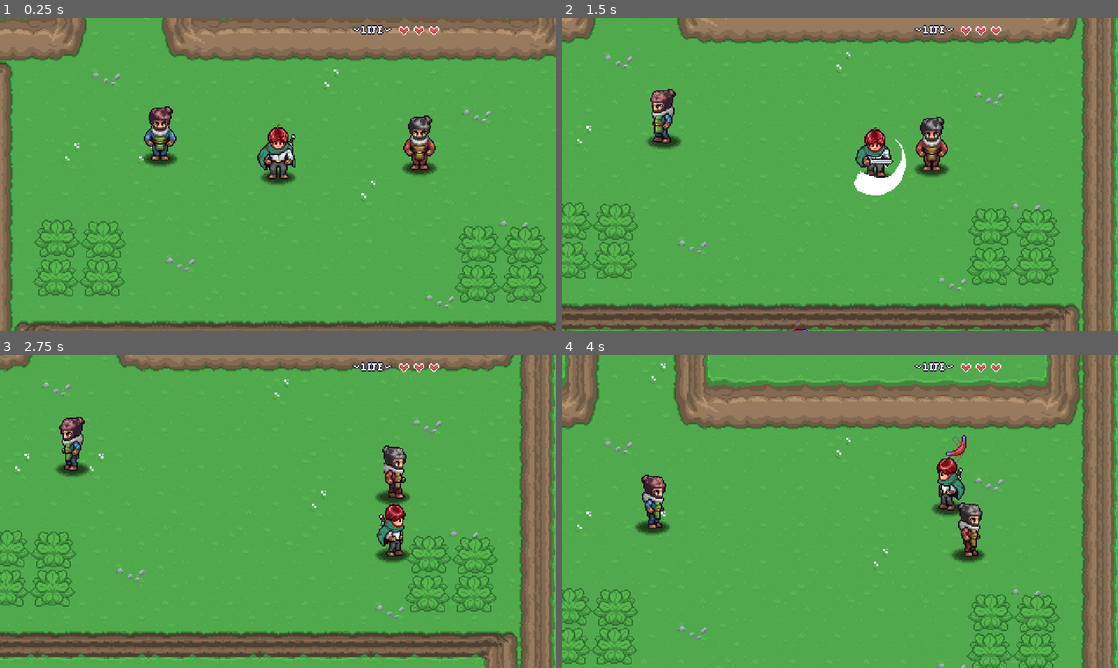
Above: before the commit, frames 1-4 (two rows, left to right).
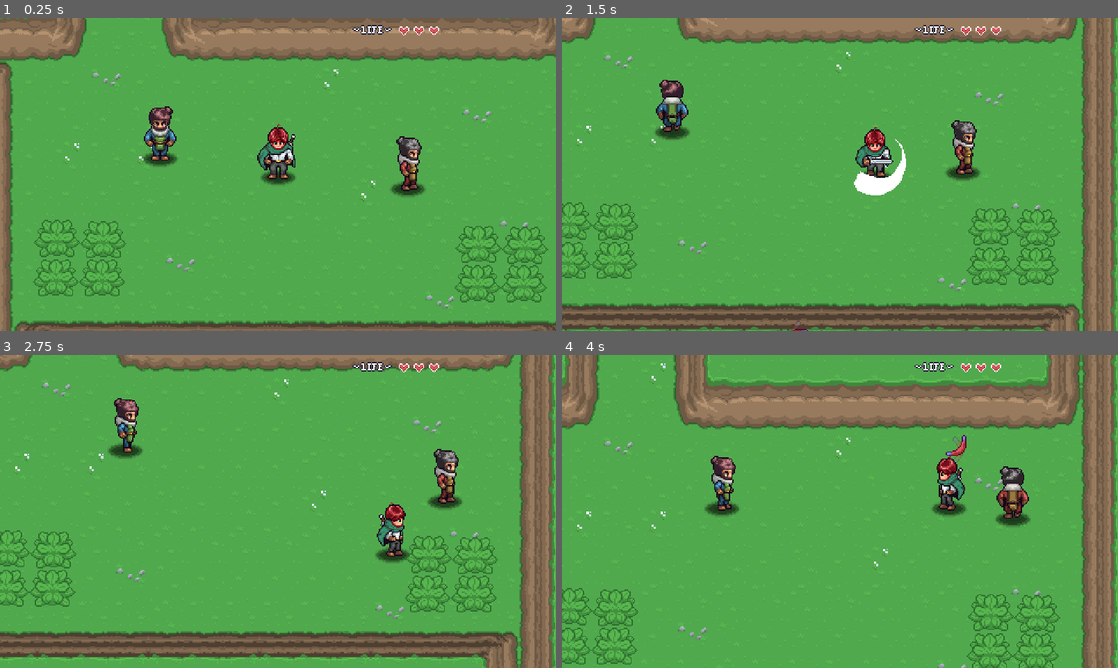
Above: after the commit, the same moments.

Repository: shawndeprey/aarpg
Game: Godot game, scene res://Levels/Area 1/03.tscn
Two runs of this game, one before a commit and one after it. Both use one fixed random seed, a clock stepped at 60 frames per second and the inputs below. This scene is started directly instead of the project's main scene. Sound files missing from this copy of the repository are replaced by a short silence.
Inputs:
- Up to frame 1 (0.25 s): no input
- Up to frame 2 (1.5 s): hold Right (right) 0.53-1.28 s; hold C (ability) 0.53-1.28 s; hold Down (down) from 1.28 s (still down); tap Z (attack) at 1.35 s
- Up to frame 3 (2.75 s): release Down (down) at 2.03 s; hold Right (right) from 2.03 s (still down); hold X (interact) from 2.03 s (still down)
- Up to frame 4 (4 s): release Right (right) at 2.78 s; release X (interact) at 2.78 s; hold Up (up) 2.78-3.53 s; tap C (ability) at 2.85 s; hold Left (left) from 3.53 s (still down); hold Z (attack) from 3.53 s (still down)

The runs differ from the first frame. In frame 1, 1.3% of the frame differs, in the area x 70-79%, y 31-58%; in frame 2, 2.7%; in frame 3, 2.9%; in frame 4, 3.0%, in the area x 13-85%, y 32-67%.

Commit message:
Add NPC patrol system

Diff:
--- a/Levels/Area 1/03.tscn
+++ b/Levels/Area 1/03.tscn
@@ -10,6 +10,8 @@
 [ext_resource type="Resource" uid="uid://cwlu4deeod7c6" path="res://npc/00_npc/npc_01.tres" id="8_n7tgc"]
 [ext_resource type="PackedScene" uid="uid://d2ipprfu64xk0" path="res://Levels/player_spawn.tscn" id="9_wgwtb"]
 [ext_resource type="Resource" uid="uid://bla42cs0yfeio" path="res://npc/00_npc/npc_02.tres" id="10_k8vj0"]
+[ext_resource type="PackedScene" uid="uid://bnl05khmb7e1s" path="res://npc/npc_behavior_patrol.tscn" id="11_7o5jn"]
+[ext_resource type="PackedScene" uid="uid://cgqxs8s73xa3d" path="res://npc/patrol_location.tscn" id="12_y6ba8"]
 
 [node name="02" type="Node2D"]
 script = ExtResource("1_kbb55")
@@ -60,7 +62,28 @@
 wander_range = 1
 
 [node name="Npc2" parent="." instance=ExtResource("7_ilov5")]
-position = Vector2(351, 124)
+position = Vector2(343, 139)
 npc_resource = ExtResource("10_k8vj0")
 
-[node name="NpcBehaviorWander" parent="Npc2" instance=ExtResource("8_7ly36")]
+[node name="NpcPatrolBehavior" parent="Npc2" instance=ExtResource("11_7o5jn")]
+walk_speed = 30.0
+
+[node name="PatrolLocation" parent="Npc2/NpcPatrolBehavior" instance=ExtResource("12_y6ba8")]
+modulate = Color(1, 0, 0, 1)
+position = Vector2(-9, 3)
+
+[node name="PatrolLocation2" parent="Npc2/NpcPatrolBehavior" instance=ExtResource("12_y6ba8")]
+modulate = Color(1, 1, 0, 1)
+position = Vector2(76, 5)
+
+[node name="PatrolLocation3" parent="Npc2/NpcPatrolBehavior" instance=ExtResource("12_y6ba8")]
+modulate = Color(0, 1, 0, 1)
+position = Vector2(81, -70)
+
+[node name="PatrolLocation4" parent="Npc2/NpcPatrolBehavior" instance=ExtResource("12_y6ba8")]
+modulate = Color(0, 1, 1, 1)
+position = Vector2(19, -84)
+
+[node name="PatrolLocation5" parent="Npc2/NpcPatrolBehavior" instance=ExtResource("12_y6ba8")]
+modulate = Color(0, 0, 1, 1)
+position = Vector2(-29, -56)
--- a/npc/npc.tscn
+++ b/npc/npc.tscn
@@ -8,8 +8,8 @@
 radius = 5.0
 height = 22.0
 
-[sub_resource type="Animation" id="Animation_pe5wc"]
-resource_name = "idle_down"
+[sub_resource type="Animation" id="Animation_noaif"]
+length = 0.001
 tracks/0/type = "value"
 tracks/0/imported = false
 tracks/0/enabled = true
@@ -23,8 +23,8 @@
 "values": [0]
 }
 
-[sub_resource type="Animation" id="Animation_noaif"]
-length = 0.001
+[sub_resource type="Animation" id="Animation_pe5wc"]
+resource_name = "idle_down"
 tracks/0/type = "value"
 tracks/0/imported = false
 tracks/0/enabled = true
@@ -85,6 +85,23 @@
 "values": [3, 4, 5, 6, 5, 4]
 }
 
+[sub_resource type="Animation" id="Animation_ov7n1"]
+resource_name = "walk_side"
+length = 1.2
+loop_mode = 1
+tracks/0/type = "value"
+tracks/0/imported = false
+tracks/0/enabled = true
+tracks/0/path = NodePath("Sprite2D:frame")
+tracks/0/interp = 1
+tracks/0/loop_wrap = true
+tracks/0/keys = {
+"times": PackedFloat32Array(0, 0.166667, 0.366667, 0.566667, 0.8, 1),
+"transitions": PackedFloat32Array(1, 1, 1, 1, 1, 1),
+"update": 1,
+"values": [11, 12, 13, 14, 13, 12]
+}
+
 [sub_resource type="Animation" id="Animation_x32qp"]
 resource_name = "walk_up"
 length = 1.2
@@ -100,23 +117,6 @@
 "transitions": PackedFloat32Array(1, 1, 1, 1, 1, 1),
 "update": 1,
 "values": [7, 8, 9, 10, 9, 8]
-}
-
-[sub_resource type="Animation" id="Animation_ov7n1"]
-resource_name = "walk_side"
-length = 1.2
-loop_mode = 1
-tracks/0/type = "value"
-tracks/0/imported = false
-tracks/0/enabled = true
-tracks/0/path = NodePath("Sprite2D:frame")
-tracks/0/interp = 1
-tracks/0/loop_wrap = true
-tracks/0/keys = {
-"times": PackedFloat32Array(0, 0.166667, 0.366667, 0.566667, 0.8, 1),
-"transitions": PackedFloat32Array(1, 1, 1, 1, 1, 1),
-"update": 1,
-"values": [11, 12, 13, 14, 13, 12]
 }
 
 [sub_resource type="AnimationLibrary" id="AnimationLibrary_78kei"]
--- /dev/null
+++ b/npc/npc_behavior_patrol.tscn
@@ -0,0 +1,7 @@
+[gd_scene load_steps=2 format=3 uid="uid://bnl05khmb7e1s"]
+
+[ext_resource type="Script" path="res://npc/scripts/npc_behavior_patrol.gd" id="1_4gwii"]
+
+[node name="NpcPatrolBehavior" type="Node2D"]
+script = ExtResource("1_4gwii")
+walk_speed = null
--- /dev/null
+++ b/npc/patrol_location.tscn
@@ -0,0 +1,56 @@
+[gd_scene load_steps=4 format=3 uid="uid://cgqxs8s73xa3d"]
+
+[ext_resource type="Script" path="res://npc/scripts/patrol_location.gd" id="1_65qan"]
+
+[sub_resource type="Gradient" id="Gradient_m6ewy"]
+offsets = PackedFloat32Array(0, 0.642857, 0.818182, 1)
+colors = PackedColorArray(1, 1, 1, 0, 1, 1, 1, 0, 1, 1, 1, 0.850575, 1, 1, 1, 0)
+
+[sub_resource type="GradientTexture2D" id="GradientTexture2D_igpy1"]
+gradient = SubResource("Gradient_m6ewy")
+width = 24
+height = 24
+fill = 1
+fill_from = Vector2(0.5, 0.5)
+fill_to = Vector2(0.5, 0)
+
+[node name="PatrolLocation" type="Node2D"]
+show_behind_parent = true
+script = ExtResource("1_65qan")
+
+[node name="Sprite2D" type="Sprite2D" parent="."]
+self_modulate = Color(1, 1, 1, 0.501961)
+texture = SubResource("GradientTexture2D_igpy1")
+
+[node name="Line2D" type="Line2D" parent="Sprite2D"]
+position = Vector2(-0.285714, 0)
+scale = Vector2(0.714286, 1)
+points = PackedVector2Array(0, 0, 12, 0)
+width = 1.0
+default_color = Color(1, 1, 1, 0.494118)
+
+[node name="Label" type="Label" parent="Sprite2D"]
+offset_left = -19.0
+offset_top = -9.0
+offset_right = 21.0
+offset_bottom = 14.0
+theme_override_colors/font_shadow_color = Color(0, 0, 0, 1)
+theme_override_constants/shadow_offset_x = 0
+theme_override_constants/shadow_offset_y = 1
+theme_override_constants/outline_size = 3
+theme_override_font_sizes/font_size = 12
+text = "0"
+horizontal_alignment = 1
+
+[node name="Label2" type="Label" parent="Sprite2D"]
+offset_left = -20.0
+offset_top = 6.0
+offset_right = 24.0
+offset_bottom = 29.0
+theme_override_colors/font_shadow_color = Color(0, 0, 0, 1)
+theme_override_constants/shadow_offset_x = 0
+theme_override_constants/shadow_offset_y = 1
+theme_override_constants/outline_size = 3
+theme_override_font_sizes/font_size = 8
+text = "wait: 0s"
+horizontal_alignment = 1
--- /dev/null
+++ b/npc/scripts/npc_behavior_patrol.gd
@@ -0,0 +1,79 @@
+@tool
+class_name NPCBehaviorPatrol extends NPCBehavior
+
+const COLORS = [Color(1,0,0), Color(1,1,0), Color(0,1,0), Color(0,1,1), Color(0,0,1), Color(1,0,1)]
+
+@export var walk_speed: float = 30.0
+
+var patrol_locations: Array[PatrolLocation]
+var current_location_index: int = 0
+var target: PatrolLocation
+
+func _ready() -> void:
+	gather_patrol_locations()
+	if Engine.is_editor_hint():
+		child_entered_tree.connect(gather_patrol_locations)
+		child_order_changed.connect(gather_patrol_locations)
+		return
+	super()
+	if patrol_locations.size() == 0:
+		process_mode = Node.PROCESS_MODE_DISABLED
+		return
+	target = patrol_locations[0]
+
+func _process(_delta: float) -> void:
+	if Engine.is_editor_hint(): return
+	if npc.global_position.distance_to(target.target_position) < 1:
+		start()
+
+func gather_patrol_locations(_node: Node = null) -> void:
+	patrol_locations = []
+	for c in get_children():
+		if c is PatrolLocation:
+			#if !Engine.is_editor_hint():
+				#c.visible = false
+			patrol_locations.append(c)
+
+	if Engine.is_editor_hint() and patrol_locations.size() > 0:
+		for i in patrol_locations.size():
+			var _p = patrol_locations[i] as PatrolLocation
+			if !_p.transformed_changed.is_connected(gather_patrol_locations):
+				_p.transformed_changed.connect(gather_patrol_locations)
+			_p.update_label(str(i))
+			_p.modulate = _get_color_by_index(i)
+			var _next: PatrolLocation
+			if i < patrol_locations.size() - 1:
+				_next = patrol_locations[i + 1]
+			else:
+				_next = patrol_locations[0]
+			_p.update_line(_next.position)
+
+func start() -> void:
+	if !npc.do_behavior or patrol_locations.size() < 2: return
+
+	# Idle Phase
+	npc.global_position = target.target_position
+	npc.state = "idle"
+	npc.velocity = Vector2.ZERO
+	npc.update_animation()
+	var wait_time: float = target.wait_time
+	current_location_index += 1
+	if current_location_index >= patrol_locations.size():
+		current_location_index = 0
+	target = patrol_locations[current_location_index]
+	await get_tree().create_timer(wait_time).timeout
+
+	# Walk Phase
+	if !npc.do_behavior: return
+	npc.state = "walk"
+	var _dir = global_position.direction_to(target.target_position)
+	npc.direction = _dir
+	npc.velocity = walk_speed * _dir
+	npc.update_direction(target.target_position)
+	npc.update_animation()
+
+func _get_color_by_index(i: int) -> Color:
+	var color_count: int = COLORS.size()
+	while i > color_count - 1:
+		i -= color_count
+	return COLORS[i]
--- /dev/null
+++ b/npc/scripts/patrol_location.gd
@@ -0,0 +1,34 @@
+@tool
+class_name PatrolLocation extends Node2D
+signal transformed_changed
+
+@export var wait_time: float = 0.0 :
+	set(v):
+		wait_time = v
+		_update_wait_time_label()
+
+var target_position: Vector2 = Vector2.ZERO
+
+func _enter_tree() -> void:
+	set_notify_transform(true)
+
+func _notification(what: int) -> void:
+	if what == NOTIFICATION_TRANSFORM_CHANGED:
+		transformed_changed.emit()
+
+func _ready() -> void:
+	target_position = global_position
+	_update_wait_time_label()
+	if Engine.is_editor_hint(): return
+	$Sprite2D.queue_free()
+
+func update_label(_s: String) -> void:
+	$Sprite2D/Label.text = _s
+
+func update_line(next_location: Vector2) -> void:
+	var line: Line2D = $Sprite2D/Line2D
+	line.points[ 1 ] = next_location - position
+
+func _update_wait_time_label() -> void:
+	if Engine.is_editor_hint():
+		$Sprite2D/Label2.text = "wait: " + str(snappedf(wait_time, 0.1)) + "s"
Not shown: 1 places in Levels/Area 1/03.tscn that only renumber resources
Not shown, changed: README.md
